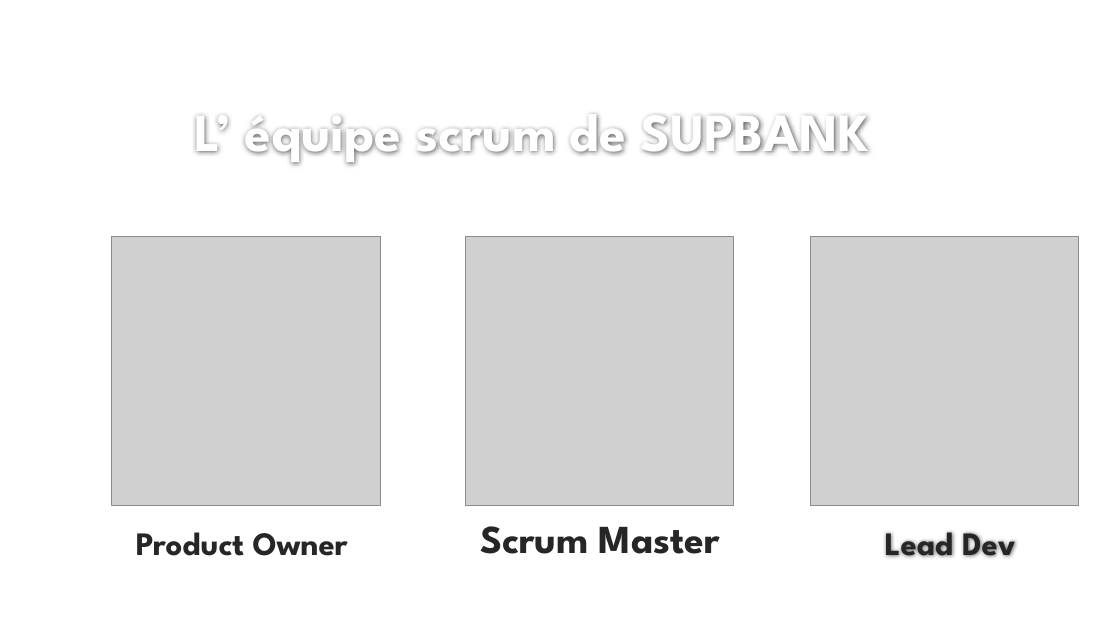
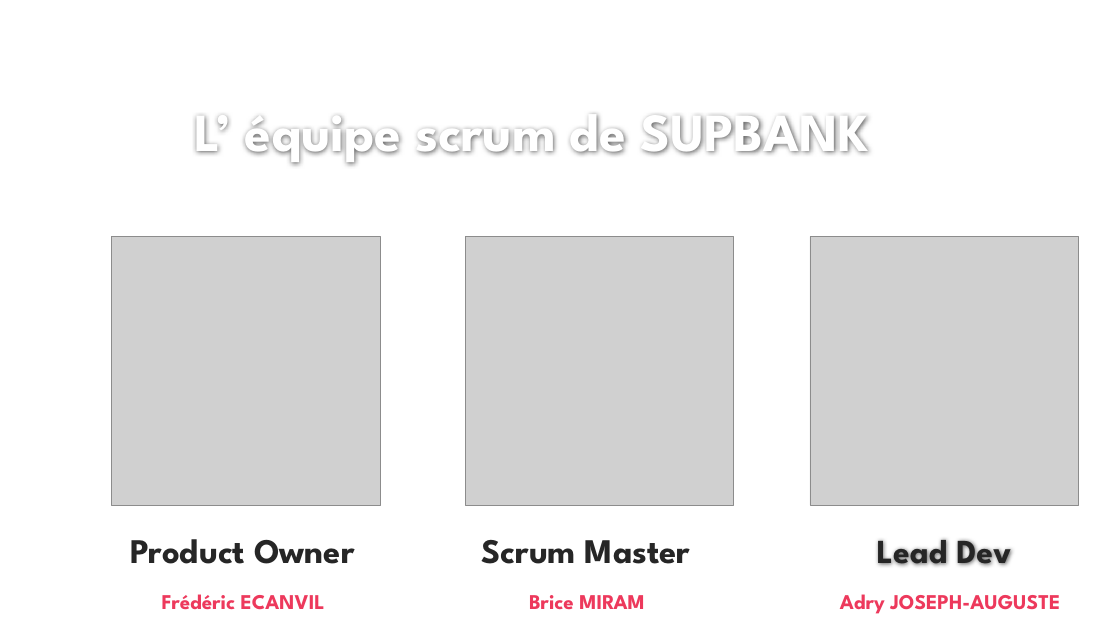
Before and after one commit to bricemiram/supinfo_supbank, a slide deck: slide 3 of SUPBANK CRYPTO CURRENCY PLATFORM.pptx. Drawn at 1120x630 pixels with LibreOffice and Linux fonts; fonts in the diff are those of the drawing; grey boxes stand for pictures; background and template pictures are left out. Boxes give left, top, right and bottom in pixels: in the first picture for what was removed or moved away, otherwise in the second. Text is boxed around its words. In the diff, an @@ line names an element or a change of style, - is before the commit and + after.

Commit message:
v2

```diff
--- a/SUPBANK CRYPTO CURRENCY PLATFORM.pptx
+++ b/SUPBANK CRYPTO CURRENCY PLATFORM.pptx
@@ text "Product Owner": place and size @@
-text "Product Owner" at [136,532,348,556]
+text "Product Owner" at [130,539,354,564]
@@ text "Product Owner" at [130,539,354,564]: size 28 to 29.6 pt @@
@@ text "Scrum Master": place and size @@
-text "Scrum Master" at [480,526,720,554]
+text "Scrum Master" at [481,540,691,564]
@@ text "Scrum Master" at [481,540,691,564]: size 34 to 29.6 pt @@
@@ title "Lead Dev": place and size @@
-title "Lead Dev" at [885,532,1016,557]
+title "Lead Dev" at [877,539,1011,565]
@@ title "Lead Dev" at [877,539,1011,565]: size 28 to 28.8 pt @@
@@ text added at [162,594,325,610], 18 pt, text #ED395C, bold @@
+Frédéric ECANVIL
@@ text added at [529,595,645,610], 18 pt, text #ED395C, bold @@
+Brice MIRAM
@@ text added at [840,594,1060,614], 18 pt, text #ED395C, bold @@
+Adry JOSEPH-AUGUSTE
```
Also in this commit, not shown: 1 other slide changed, 4 slides added.
